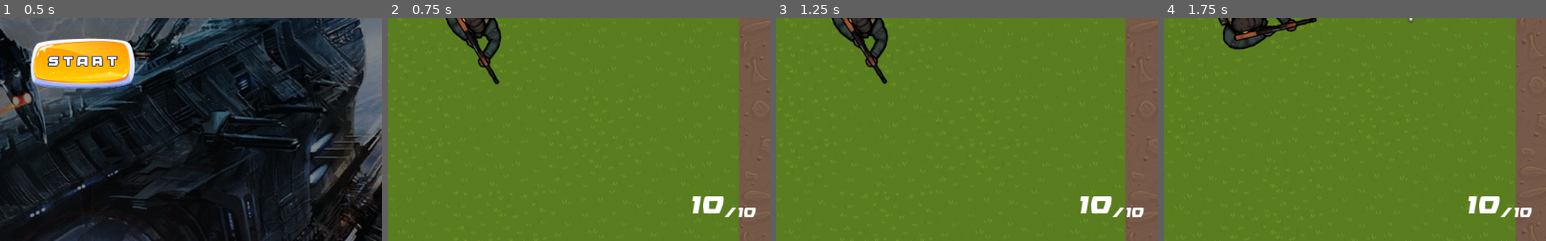
Above: before the commit, frames 1-4 (left to right).
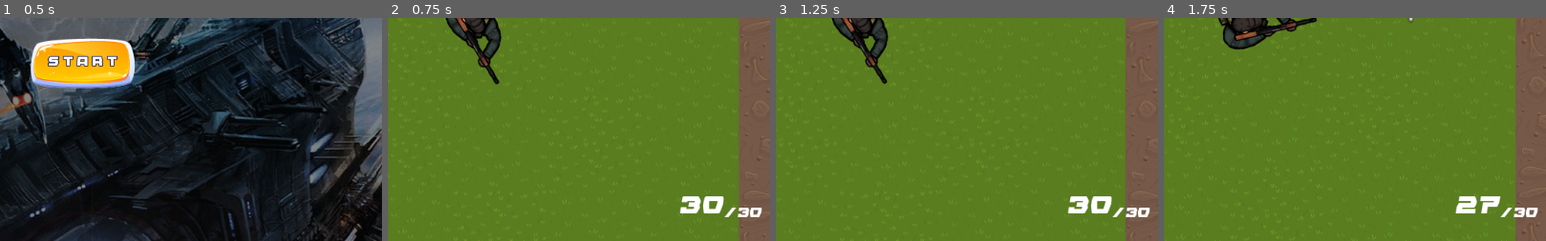
Above: after the commit, the same moments.

Repository: ekarus/godot_training
Game: Godot game, scene res://UI/MainMenu.tscn
Two runs of this game, one before a commit and one after it. Both use one fixed random seed, a clock stepped at 60 frames per second and the inputs below.
Inputs (mouse positions are % of the whole screen's width and height, from its top left):
- Up to frame 1 (0.5 s): no input
- Up to frame 2 (0.75 s): click "START" at 0.5 s
- Up to frame 3 (1.25 s): no input
- Up to frame 4 (1.75 s): tap Enter at 1.25 s; move the mouse to (72, 45) at 1.27 s; press the mouse at (72, 45) at 1.28 s; hold D (player_move_right) from 1.28 s (still down)
The pictures show only the part of the screen within x 40-90%, y 50-100%; the shares and areas given below are measured in that part.

Frame 1 is identical in both runs. In frame 2, 0.4% of the frame differs, in the area x 76-98%, y 79-90%; in frame 3, 0.4%; in frame 4, 0.7%.

Commit message:
Ammo HUD works

Diff:
--- a/Src/AutoLoad/PlayerData.gd
+++ b/Src/AutoLoad/PlayerData.gd
@@ -1,5 +1,6 @@
 extends Node
 
+signal ammo_updated
 signal health_updated
 signal score_updated
 signal game_over
@@ -7,19 +8,28 @@
 export var _max_health := 100
 export var _default_health := 100
 
+var roundsLeft = 0
+var cageSize = 0
 var score: = 0 setget set_score
 var health: = _default_health setget set_health
+
+func set_ammo(roundsLeft: int, cageSize: int):
+	self.roundsLeft = roundsLeft
+	self.cageSize = cageSize
+	emit_signal("ammo_updated")
 
 func set_score(value: int):
 	score = value
 	emit_signal("score_updated")
 
 func set_health(value: int):
+	var prevHealth = health
 	health = clamp(value, 0, _max_health)
-	if health <= 0:
+	if health == prevHealth:
+		return
+	emit_signal("health_updated")
+	if health == 0:
 		emit_signal("game_over")
-	else:
-		emit_signal("health_updated")
 
 func reset():
 	score = 0
--- a/Src/GGP/Player.gd
+++ b/Src/GGP/Player.gd
@@ -49,10 +49,12 @@
 
 	if Input.is_action_pressed("player_shoot") && cooldown.is_stopped():
 		(activeWeapon as WeaponBase)._shoot()
+		PlayerData.set_ammo(activeWeapon.currentAmmo, activeWeapon.MAG_AMMO)
 		emit_signal("on_player_shoot")
 
 	if Input.is_action_pressed("player_weapon_reload") && activeWeapon._can_reload():
 		activeWeapon._reload()
+		PlayerData.set_ammo(activeWeapon.currentAmmo, activeWeapon.MAG_AMMO)
 
 	pass
 
@@ -63,6 +65,7 @@
 			activeWeapon = $Rifle
 		WEAPON_TYPE.WEAPON_SHOTGUN:
 			activeWeapon = $Shotgun
+	PlayerData.set_ammo(activeWeapon.currentAmmo, activeWeapon.MAG_AMMO)
 	cooldown.wait_time = activeWeapon.DRAW_COOLDOWN
 	cooldown.start()
 	pass
--- /dev/null
+++ b/UI/Ammo.gd
@@ -0,0 +1,8 @@
+extends NinePatchRect
+
+onready var labelLeft: = $Label
+onready var labelCage: = $Label3
+
+func set_ammo(roundsLeft: int, cageSize: int):
+	labelLeft.text = str(roundsLeft)
+	labelCage.text = str(cageSize)
--- a/UI/Ammo.tscn
+++ b/UI/Ammo.tscn
@@ -1,7 +1,8 @@
-[gd_scene load_steps=5 format=2]
+[gd_scene load_steps=6 format=2]
 
 [ext_resource path="res://Texture/weapon.png" type="Texture" id=1]
 [ext_resource path="res://font/olympic_carrier/olympiccarriersemital.ttf" type="DynamicFontData" id=2]
+[ext_resource path="res://UI/Ammo.gd" type="Script" id=3]
 [ext_resource path="res://UI/default_theme.tres" type="Theme" id=4]
 
 [sub_resource type="DynamicFont" id=1]
@@ -13,6 +14,7 @@
 anchor_bottom = 1.0
 margin_right = -793.0
 margin_bottom = -535.0
+script = ExtResource( 3 )
 __meta__ = {
 "_edit_use_anchors_": false
 }
@@ -58,9 +60,9 @@
 anchor_right = 1.0
 anchor_bottom = 0.5
 margin_left = -168.887
-margin_top = -22.229
+margin_top = -22.6471
 margin_right = -109.887
-margin_bottom = 49.771
+margin_bottom = 49.3529
 rect_pivot_offset = Vector2( 59, 35.5 )
 theme = ExtResource( 4 )
 text = "/"
--- a/UI/HUD.gd
+++ b/UI/HUD.gd
@@ -1,14 +1,19 @@
 extends Control
 
-onready var bar: = get_node("HealthBar")
+onready var ammo: = $Ammo
+onready var bar: = $HealthBar
 onready var score: = $Score/Label
 
 func _ready():
-	PlayerData.connect("health_updated", self, "on_health_updated")
-	PlayerData.connect("score_updated", self, "on_score_updated")
+	PlayerData.connect("ammo_updated", self, "_on_ammo_updated")
+	PlayerData.connect("health_updated", self, "_on_health_updated")
+	PlayerData.connect("score_updated", self, "_on_score_updated")
 
-func on_health_updated():
+func _on_ammo_updated():
+	ammo.set_ammo(PlayerData.roundsLeft, PlayerData.cageSize)
+
+func _on_health_updated():
 	bar.set_health(PlayerData.health)
 
-func on_score_updated():
+func _on_score_updated():
 	score.text = str(PlayerData.score)
